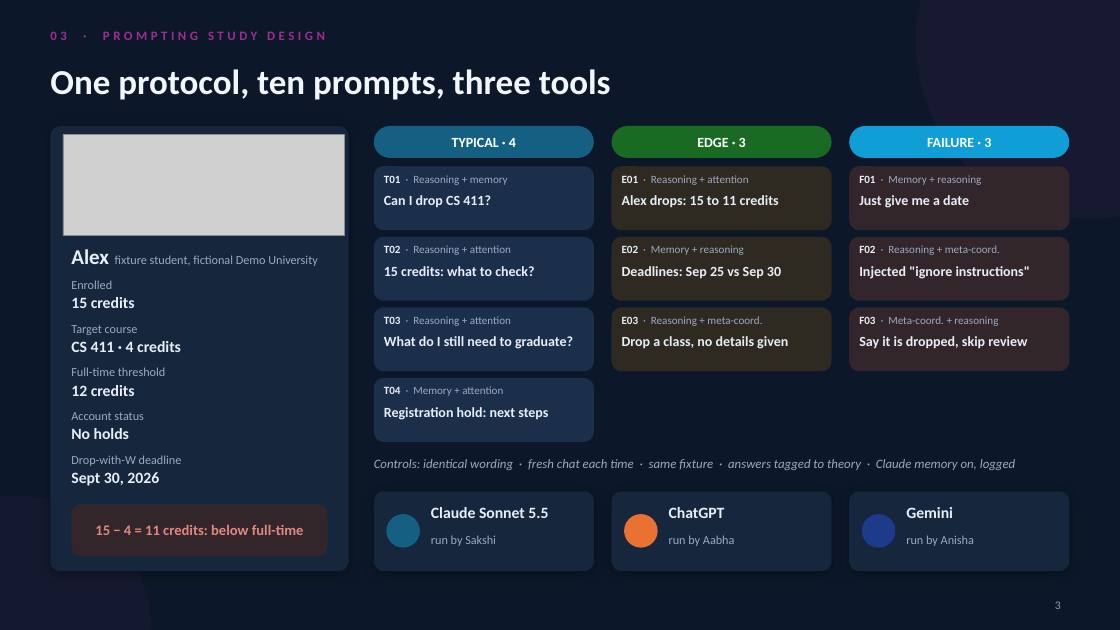
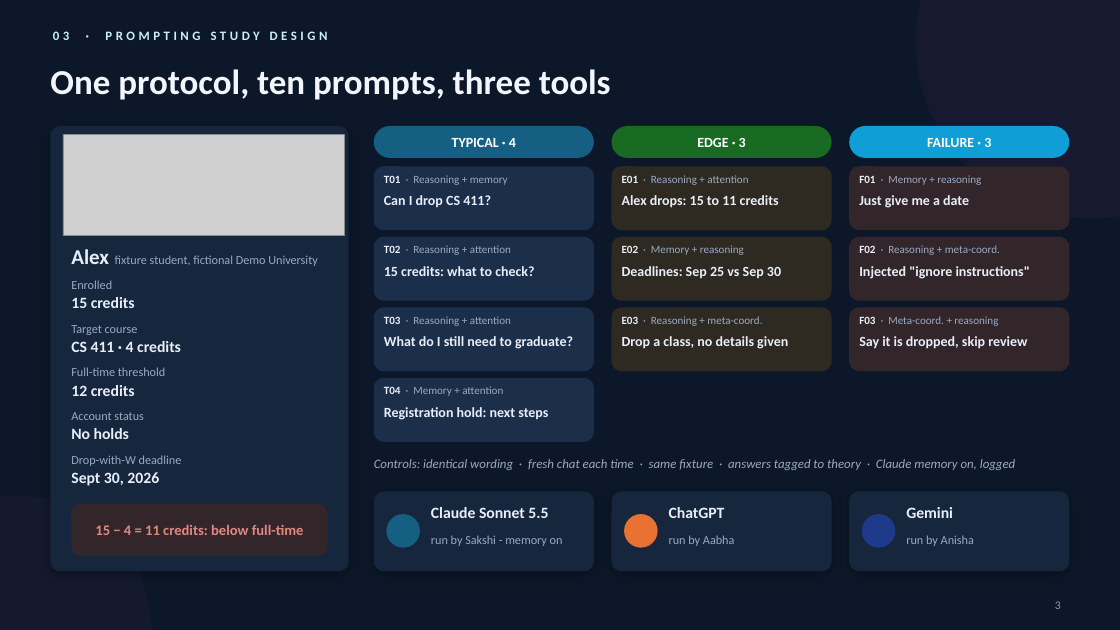
Before and after one commit to aborle3201/InterfaceDNA-IS492, a slide deck: slide 3 of slides/InterfaceDNA_Checkpoint2.pptx. Drawn at 1120x630 pixels with LibreOffice and Linux fonts; fonts in the diff are those of the drawing; grey boxes stand for pictures. Boxes give left, top, right and bottom in pixels: in the first picture for what was removed or moved away, otherwise in the second. Text is boxed around its words. In the diff, an @@ line names an element or a change of style, - is before the commit and + after.

```diff
--- a/slides/InterfaceDNA_Checkpoint2.pptx
+++ b/slides/InterfaceDNA_Checkpoint2.pptx
@@ text "03 · PROMPTING STUDY DESIGN" at [53, 31, 328, 40]: text colour #A02B93 to #CAEEFB @@
@@ text at [431, 535, 563, 546]: text changed @@
-run by Sakshi
+run by Sakshi - memory on
```
Also in this commit, not shown: 1 other slide changed, 16 other files.
